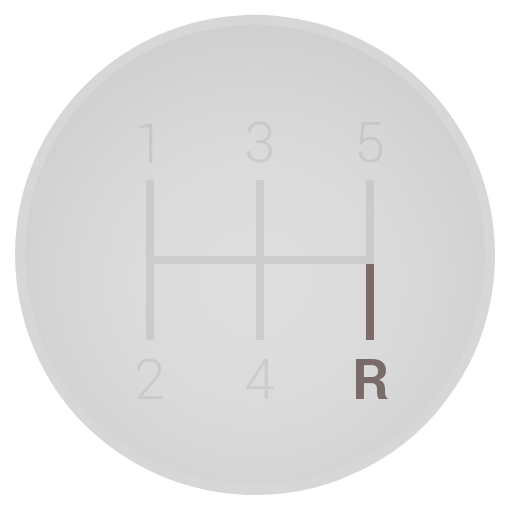
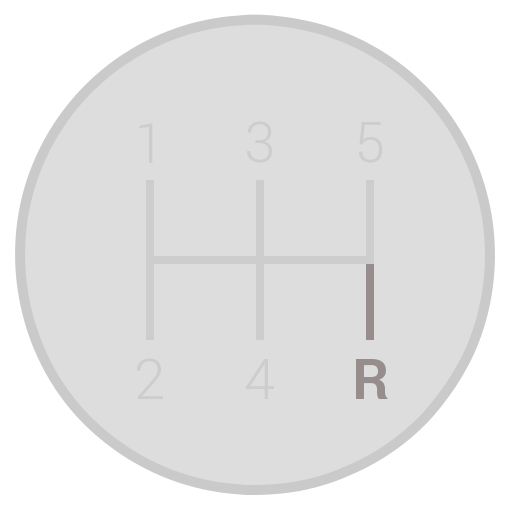
The second w=512, h=512 image is a revision of the first. Changes to its layers:
painted on "outer border #1" over (x1=15, y1=14, x2=495, y2=495)
hid "Layer #1" over (x1=22, y1=22, x2=488, y2=488)
"R #1": opacity 100% → 70% over (x1=356, y1=359, x2=388, y2=399)
"Reverse Gear": opacity 100% → 70% over (x1=366, y1=264, x2=374, y2=340)
